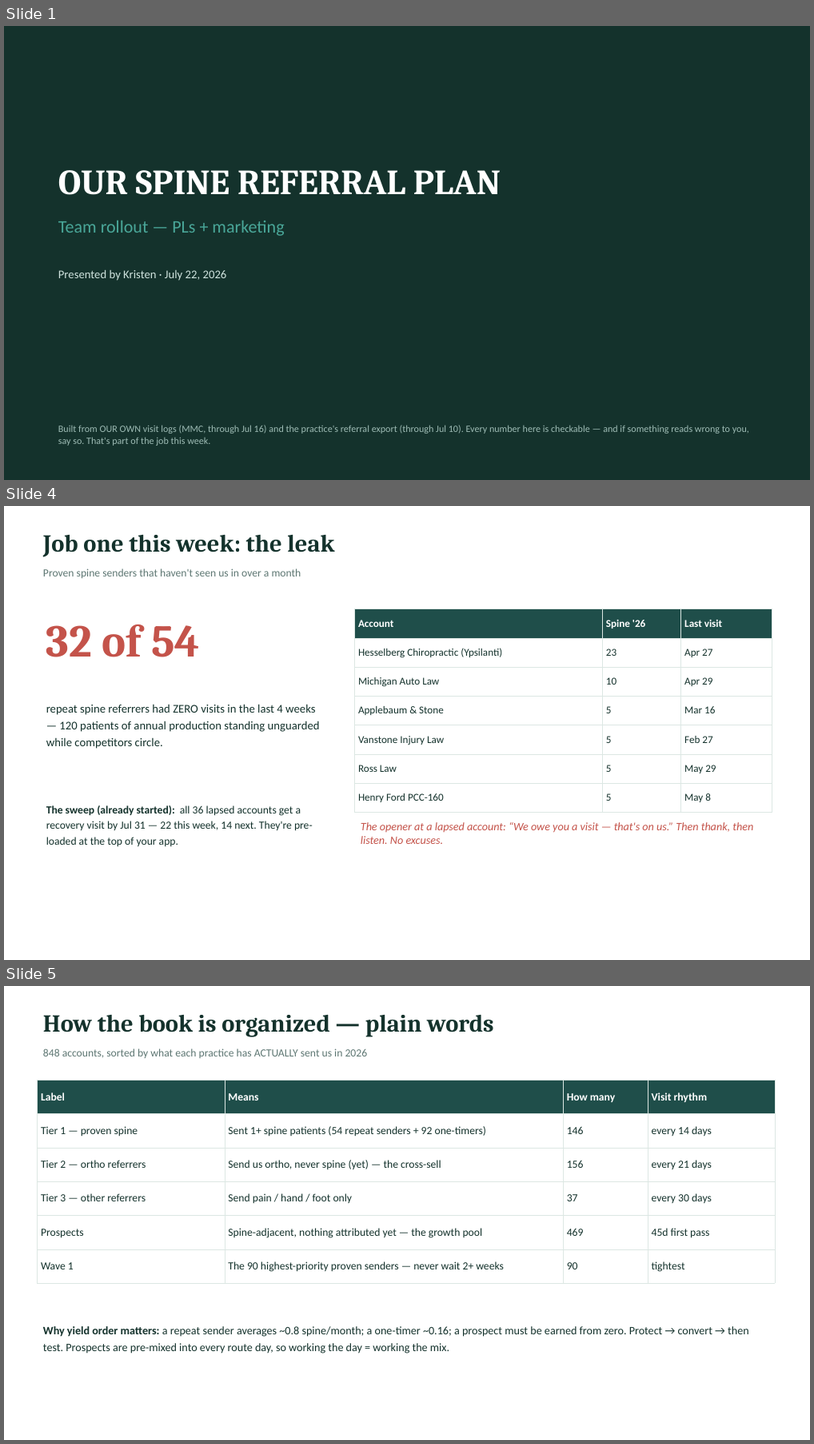
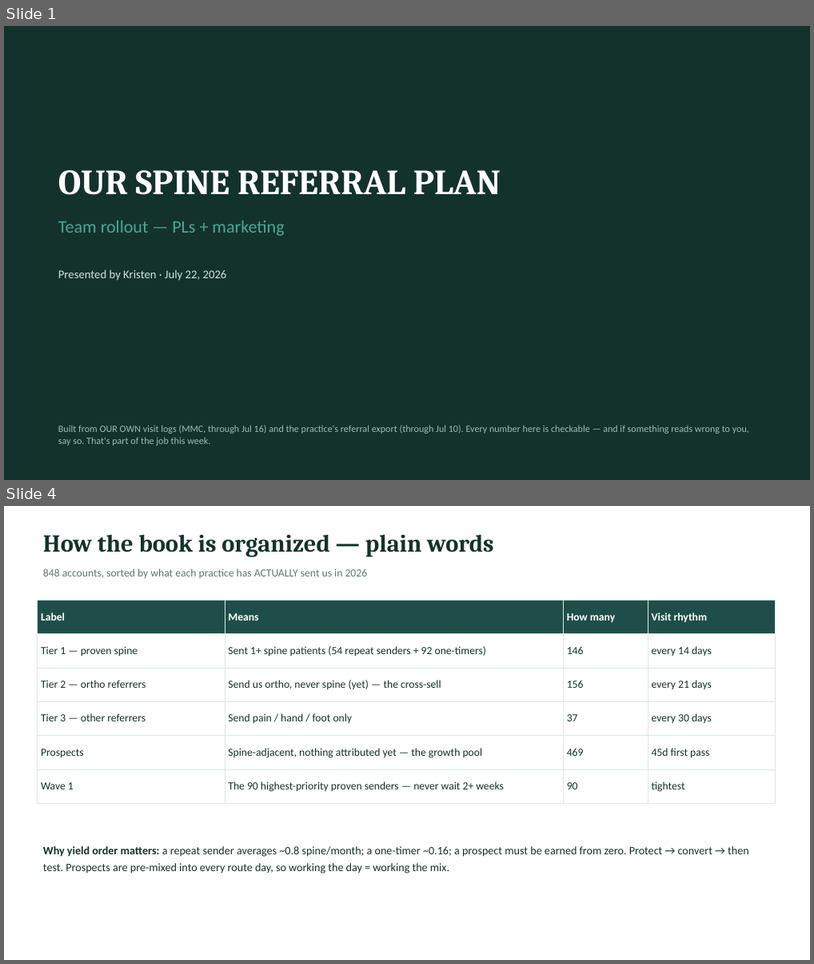
Before and after one commit to JosephAndrewMacLean/SHP, a slide deck: pm/kristen-share/SHP-Spine-Team-Rollout_Kristen_Jul22.pptx. Shown one above the other, each under a label of ours: slides 1, 4 and 5 before the commit, slides 1 and 4 after it; the slides between them are not shown. The pictures are 814x1444 and 814x964 pixels, drawn with LibreOffice and Linux fonts; fonts in the diff are those of the drawing. Boxes give left, top, right and bottom in pixels: in the first picture for what was removed or moved away, otherwise in the second. Text is boxed around its words. In the diff, an @@ line names an element or a change of style, - is before the commit and + after.

```diff
--- a/pm/kristen-share/SHP-Spine-Team-Rollout_Kristen_Jul22.pptx
+++ b/pm/kristen-share/SHP-Spine-Team-Rollout_Kristen_Jul22.pptx
@@ slide 4 removed at [4, 506, 810, 960], background #FFFFFF @@
@@ text removed at [43, 535, 334, 557] @@
-Job one this week: the leak
@@ text removed at [43, 568, 302, 578] @@
-Proven spine senders that haven't seen us in over a month
@@ text removed at [46, 624, 200, 657] @@
-32 of 54
@@ table removed at [355, 609, 772, 805], 7 rows, 3 columns @@
-Account | Spine '26 | Last visit
-Hesselberg Chiropractic (Ypsilanti) | 23 | Apr 27
-Michigan Auto Law | 10 | Apr 29
-Applebaum & Stone | 5 | Mar 16
-Vanstone Injury Law | 5 | Feb 27
-Ross Law | 5 | May 29
-Henry Ford PCC-160 | 5 | May 8
@@ text removed at [46, 704, 320, 748] @@
-repeat spine referrers had ZERO visits in the last 4 weeks — 120 patients of annual production standing unguarded while competitors circle.
@@ text removed at [46, 805, 313, 847] @@
-The sweep (already started): all 36 lapsed accounts get a recovery visit by Jul 31 — 22 this week, 14 next. They're pre-loaded at the top of your app.
@@ text removed at [361, 822, 754, 844] @@
-The opener at a lapsed account: “We owe you a visit — that's on us.” Then thank, then listen. No excuses.
@@ what was slide 5 is now slide 4 @@
```
Also in this commit, not shown: 4 slides changed, 2 other files.
